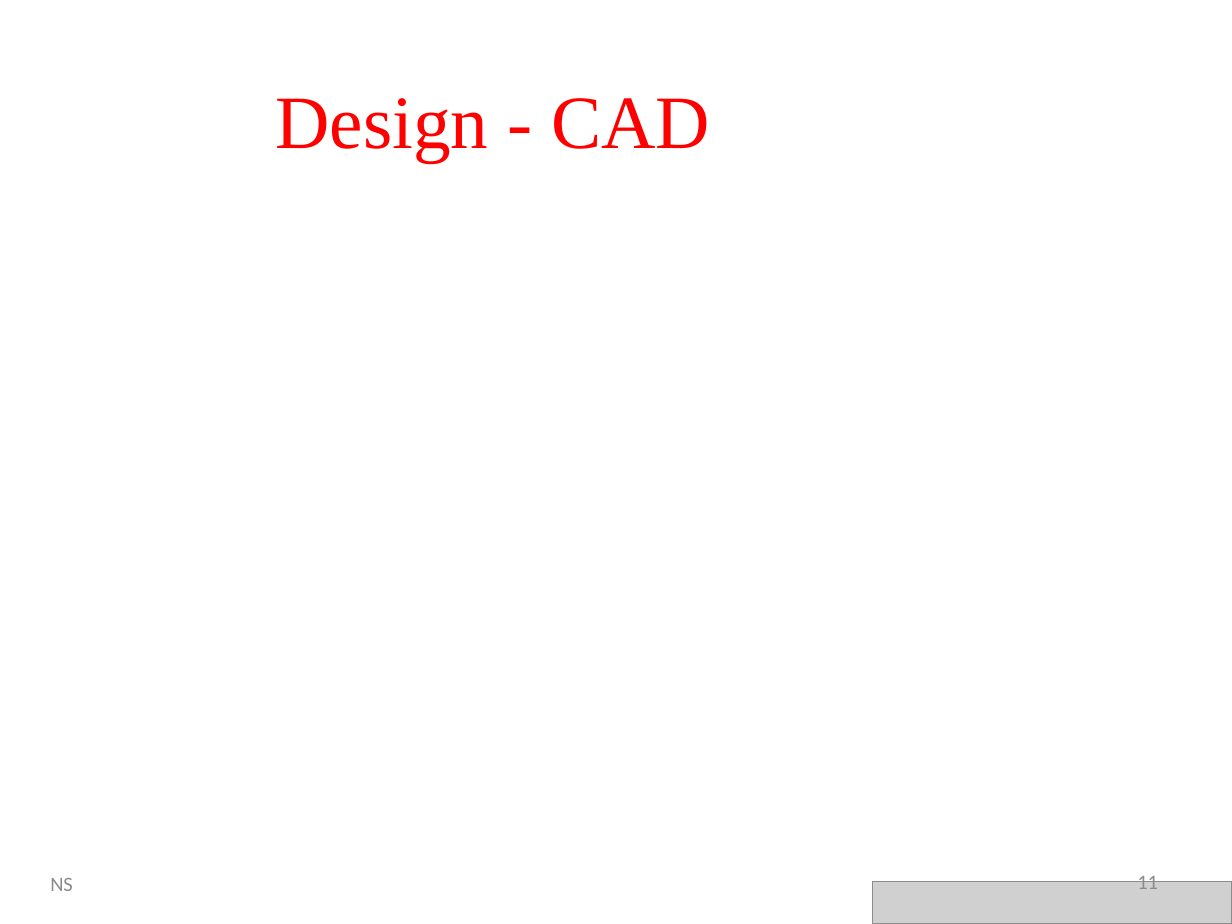
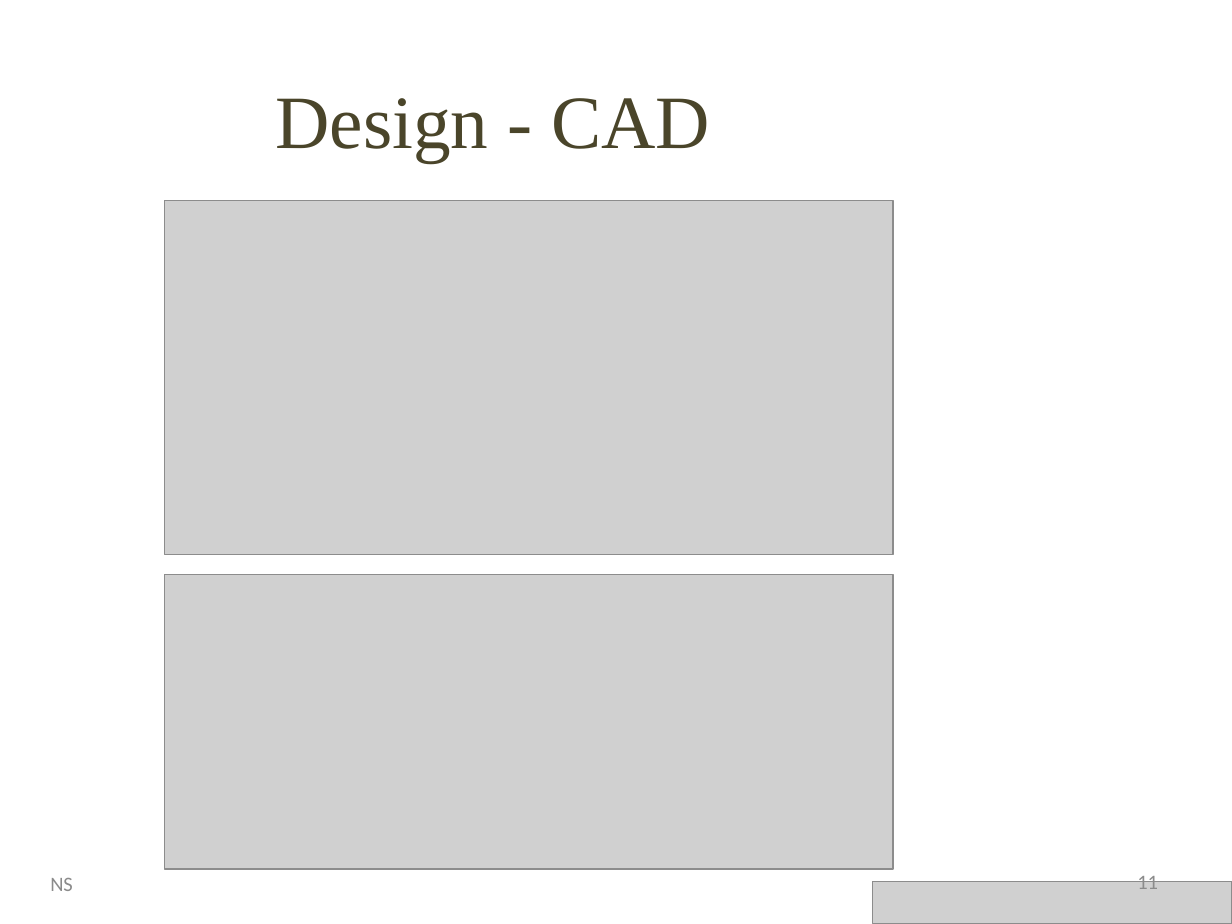
Before and after one commit to Stevie-Nicks-and-the-Xaybanha-Zhous/SelectiveBirdFeeder, a slide deck: slide 11 of Smart_Bird_Feeder_Presentation.pptx. Drawn at 1232x924 pixels with LibreOffice and Linux fonts; fonts in the diff are those of the drawing; grey boxes stand for pictures; background and template pictures are left out. Boxes give left, top, right and bottom in pixels: in the first picture for what was removed or moved away, otherwise in the second. Text is boxed around its words. In the diff, an @@ line names an element or a change of style, - is before the commit and + after.

```diff
--- a/Smart_Bird_Feeder_Presentation.pptx
+++ b/Smart_Bird_Feeder_Presentation.pptx
@@ title "Design - CAD" at <box>275,98,710,162</box>: text colour #FF0000 to #4A452A @@
@@ picture added at <box>164,201,893,554</box> @@
@@ picture added at <box>164,574,893,869</box> @@
```
Also in this commit, not shown: 3 other slides changed.
